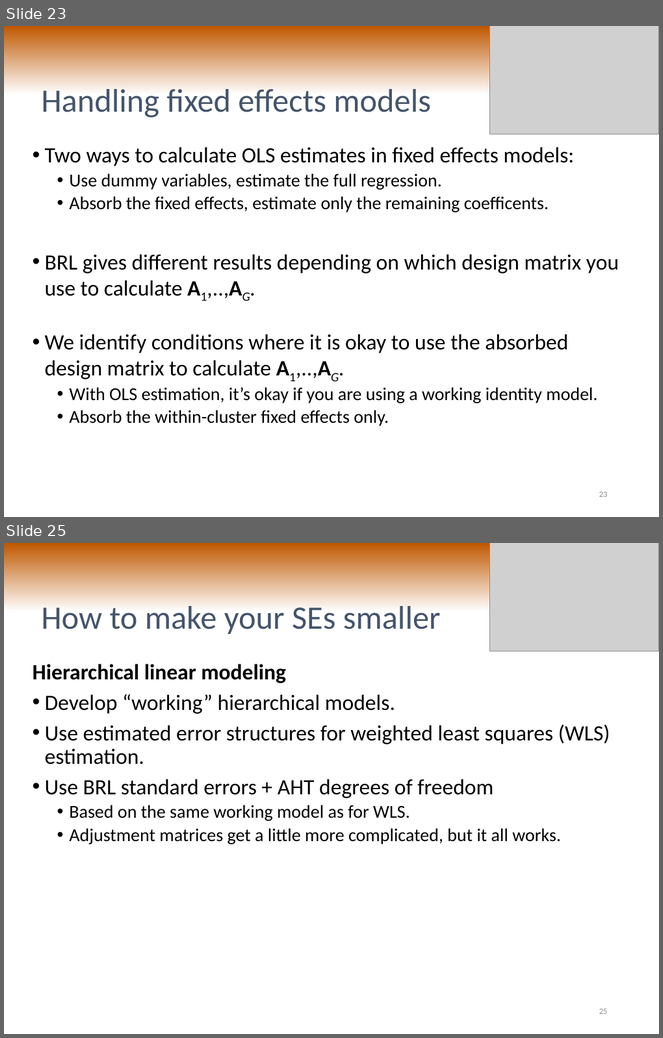
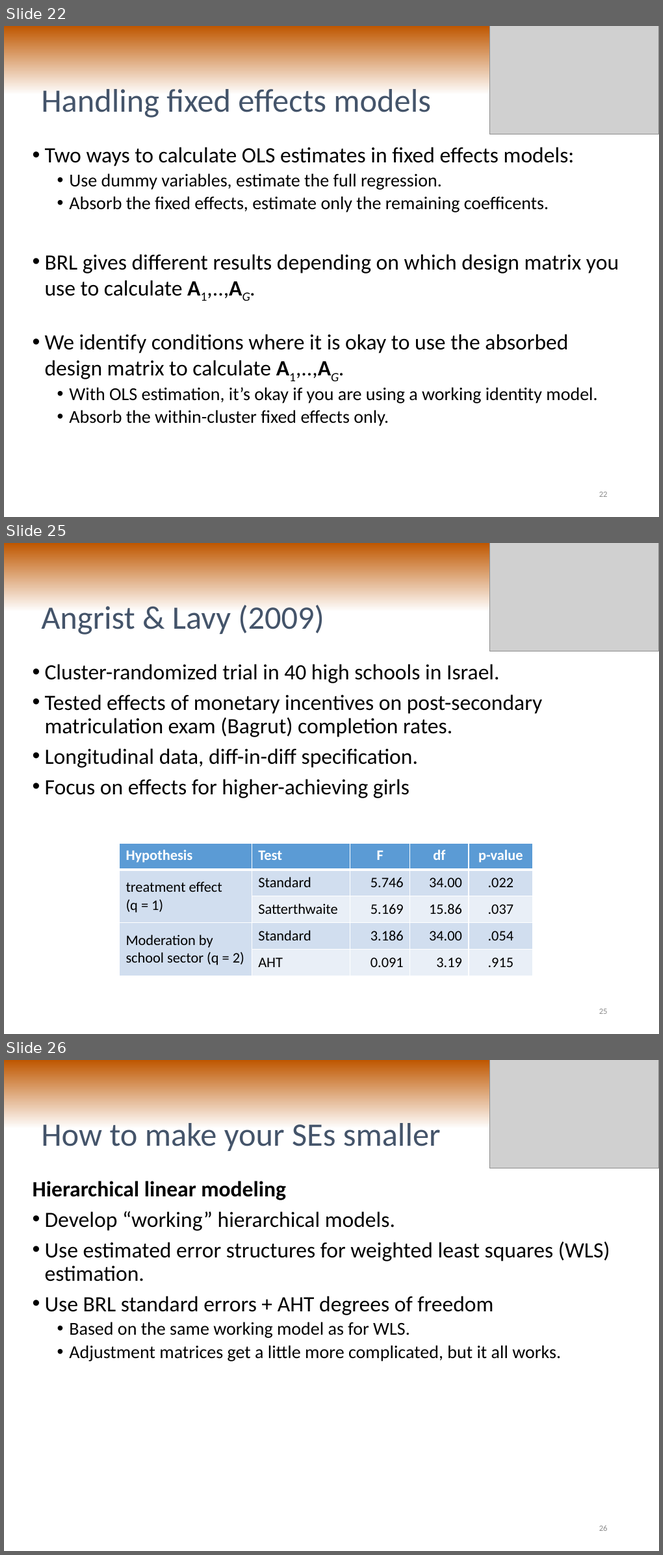
Before and after one commit to jepusto/clubSandwich, a slide deck: paper_ClusterRobustTesting/PRC_talk_20160218.pptx. Shown one above the other, each under a label of ours: slides 23 and 25 before the commit, slides 22, 25 and 26 after it; the slides between them are not shown. The pictures are 663x1038 and 663x1555 pixels, drawn with LibreOffice and Linux fonts; fonts in the diff are those of the drawing; grey boxes stand for pictures. Boxes give left, top, right and bottom in pixels: in the first picture for what was removed or moved away, otherwise in the second. Text is boxed around its words. In the diff, an @@ line names an element or a change of style, - is before the commit and + after.

```diff
--- a/paper_ClusterRobustTesting/PRC_talk_20160218.pptx
+++ b/paper_ClusterRobustTesting/PRC_talk_20160218.pptx
@@ slide 25 added at [4,543,659,1034], background gradient #BF5700 to #FFFFFF @@
@@ picture added at [490,543,659,651] @@
@@ title added at [41,605,324,635], 36 pt, text #44546A @@
+Angrist & Lavy (2009)
@@ text added at [45,664,543,798], 24 pt, text #000000 @@
+• Cluster-randomized trial in 40 high schools in Israel.
+• Tested effects of monetary incentives on post-secondary matriculation exam (Bagrut) completion rates.
+• Longitudinal data, diff-in-diff specification.
+• Focus on effects for higher-achieving girls
@@ table added at [119,843,532,976], 5 rows, 5 columns @@
+Hypothesis | Test | F | df | p-value
+treatment effect (q = 1) | Standard | 5.746 | 34.00 | .022
+ | Satterthwaite | 5.169 | 15.86 | .037
+Moderation by school sector (q = 2) | Standard | 3.186 | 34.00 | .054
+ | AHT | 0.091 | 3.19 | .915
@@ page number added at [599,1009,608,1014], 9 pt, text #8C8C8C @@
+25
@@ what was slide 23 is now slide 22 @@
@@ what was slide 25 is now slide 26 @@
```
Also in this commit, not shown: 10 slides changed, 2 other slides added, 2 slides removed, 2 other files.
